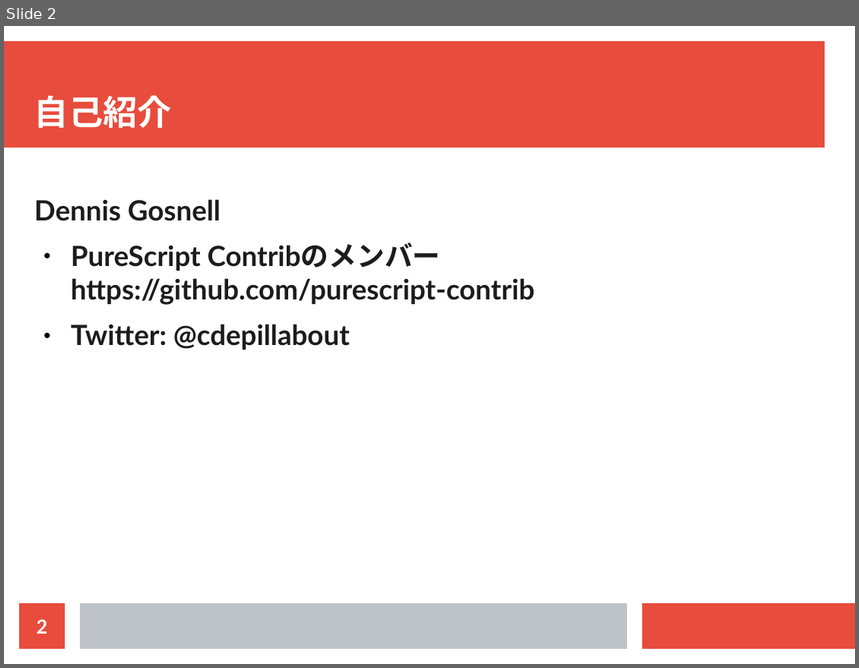
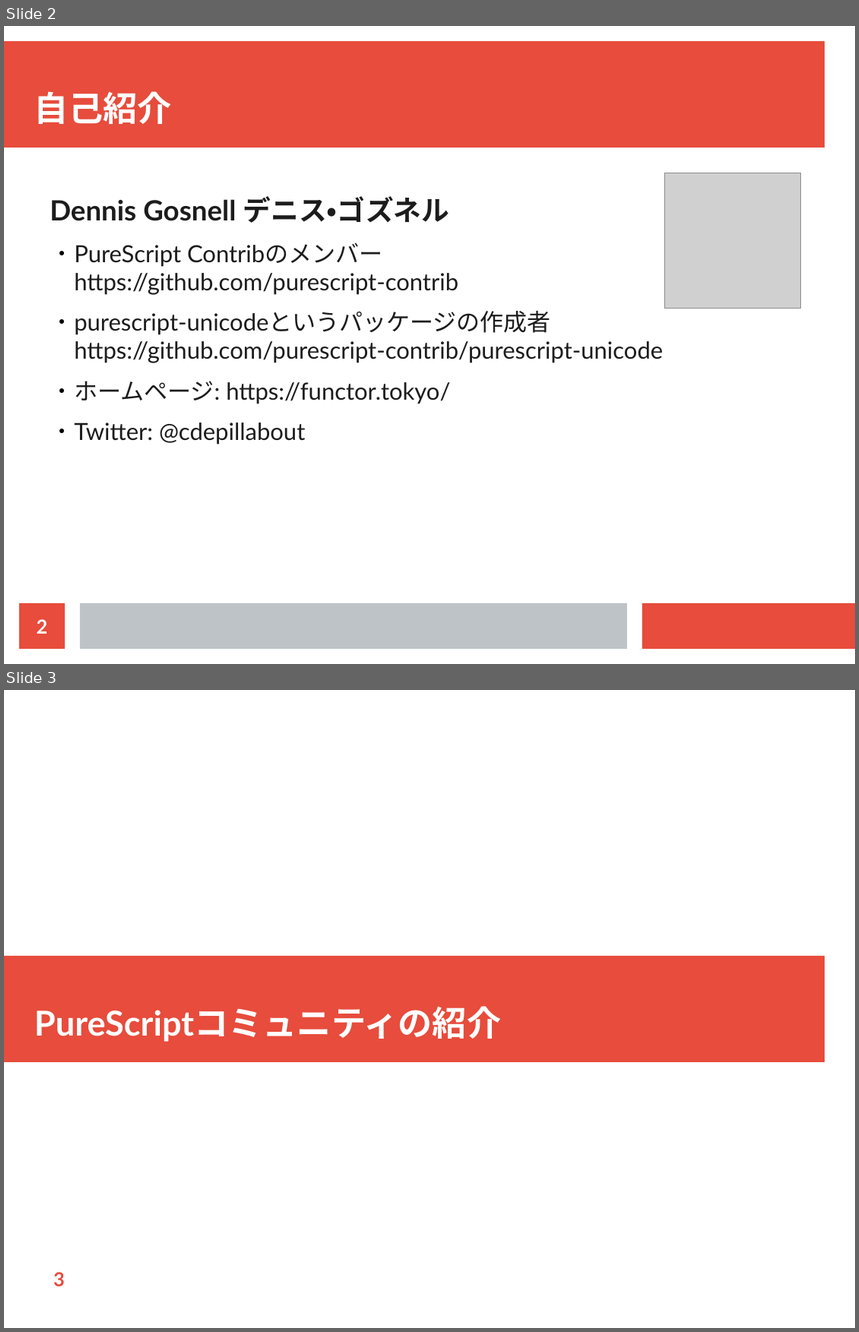
Before and after one commit to cdepillabout/purescript-community-presentation, a slide deck: purescript-community.odp. Shown one above the other, each under a label of ours: slide 2 before the commit, slides 2 and 3 after it. The pictures are 859x668 and 859x1332 pixels, drawn with LibreOffice and Linux fonts; fonts in the diff are those of the drawing; grey boxes stand for pictures. Boxes give left, top, right and bottom in pixels: in the first picture for what was removed or moved away, otherwise in the second. Text is boxed around its words. In the diff, an @@ line names an element or a change of style, - is before the commit and + after.

```diff
--- a/purescript-community.odp
+++ b/purescript-community.odp
@@ slide 3 added at [4,690,855,1328], background #FFFFFF @@
@@ rectangle added at [4,956,825,1062], fill #E74C3C @@
@@ title added at [34,1006,501,1042], 32 pt, text #FFFFFF, bold @@
+PureScriptコミュニティの紹介
@@ page number added at [53,1272,65,1287], 18 pt, text #E74C3C, bold @@
+3
@@ slide 2 changed as well @@
@@ title "自己紹介": place and size @@
-title "自己紹介" at [34,95,172,128]
+title "自己紹介" at [34,91,172,124]
@@ picture added at [665,173,801,309] @@
@@ text at [50,196,449,223]: text changed @@
-Dennis Gosnell
+Dennis Gosnell デニス・ゴズネル
@@ text at [74,243,458,445]: size 26 to 22 pt, bold off in "PureScript Contribのメンバー https://github.com/purescript-contri ...", "Twitter: @cdepillabout"; list level 1 to 2 in "PureScript Contribのメンバー https://github.com/purescript-contri ..."; list level 1 to 2 in "Twitter: @cdepillabout" @@
@@ text at [74,311,663,404]: paragraphs added @@
+  ● purescript-unicodeというパッケージの作成者
+    https://github.com/purescript-contrib/purescript-unicode
+  ● ホームページ: https://functor.tokyo/
```
Also in this commit, not shown: 1 other slide changed, 4 other slides added.
